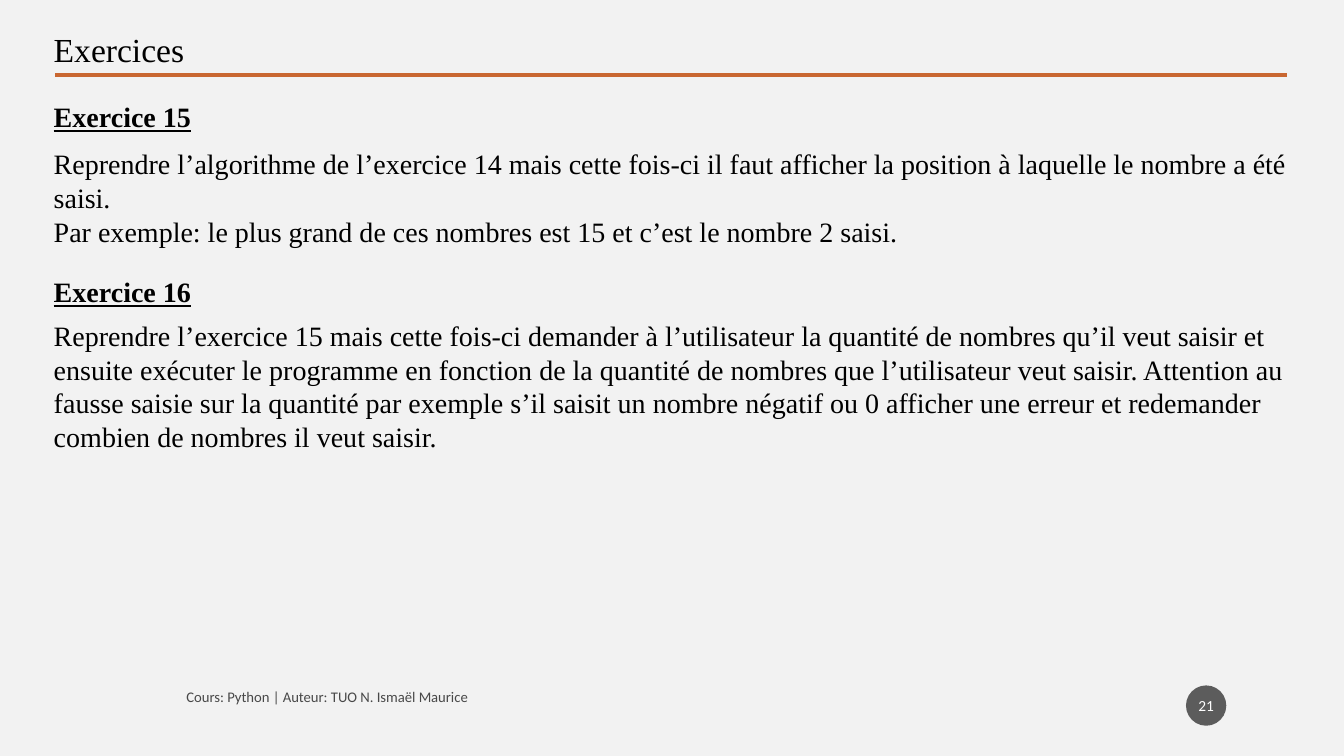
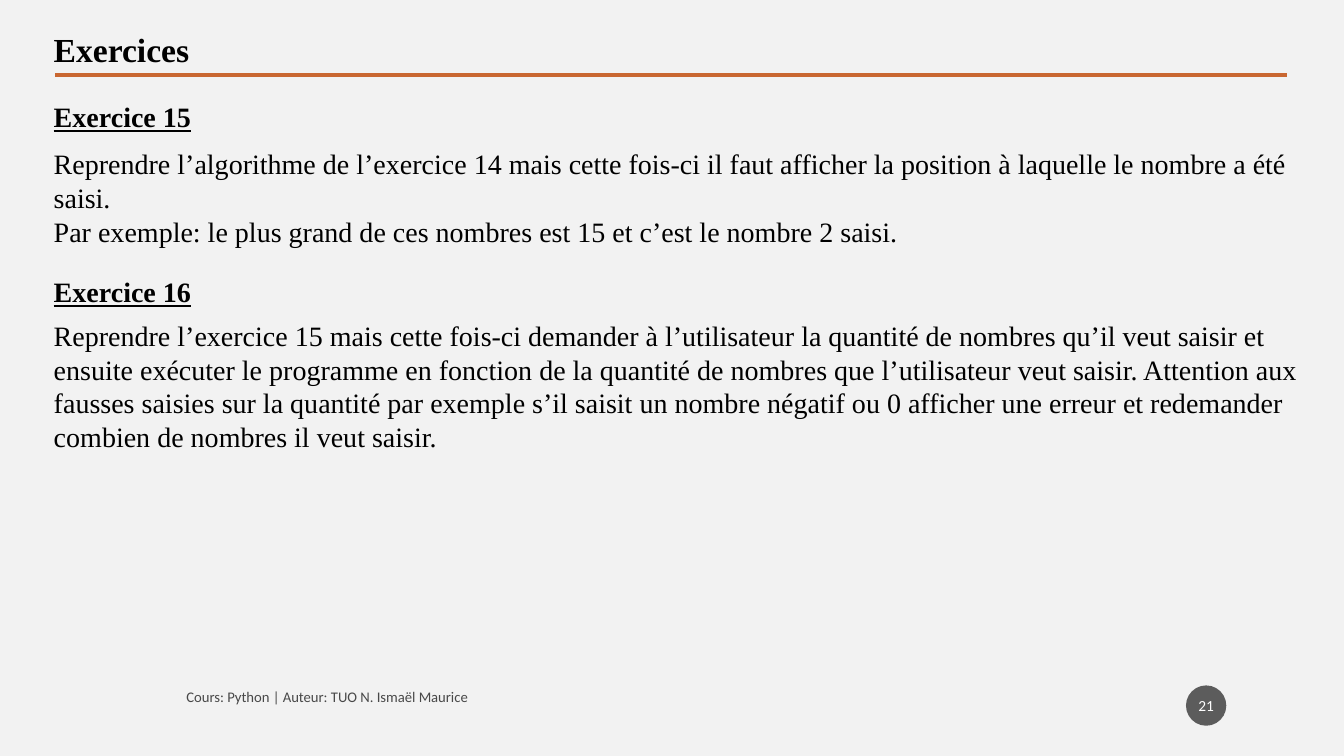
Before and after one commit to tisma95/cours-python, a slide deck: slide 21 of source/Chapitre 4 - Structures répétitives.pptx. Drawn at 1344x756 pixels with LibreOffice and Linux fonts; fonts in the diff are those of the drawing. Boxes give left, top, right and bottom in pixels: in the first picture for what was removed or moved away, otherwise in the second. Text is boxed around its words. In the diff, an @@ line names an element or a change of style, - is before the commit and + after.

```diff
--- a/source/Chapitre 4 - Structures répétitives.pptx
+++ b/source/Chapitre 4 - Structures répétitives.pptx
@@ text "Exercices" at [54,38,189,63]: bold on @@
@@ text at [54,326,1296,448]: text changed @@
-Reprendre l’exercice 15 mais cette fois-ci demander à l’utilisateur la quantité de nombres qu’il veut saisir et ensuite exécuter le programme en fonction de la quantité de nombres que l’utilisateur veut saisir. Attention au fausse saisie sur la quantité par exemple s’il saisit un nombre négatif ou 0 afficher une erreur et redemander combien de nombres il veut saisir.
+Reprendre l’exercice 15 mais cette fois-ci demander à l’utilisateur la quantité de nombres qu’il veut saisir et ensuite exécuter le programme en fonction de la quantité de nombres que l’utilisateur veut saisir. Attention aux fausses saisies sur la quantité par exemple s’il saisit un nombre négatif ou 0 afficher une erreur et redemander combien de nombres il veut saisir.
```
Also in this commit, not shown: 19 other slides changed, 13 other files.
